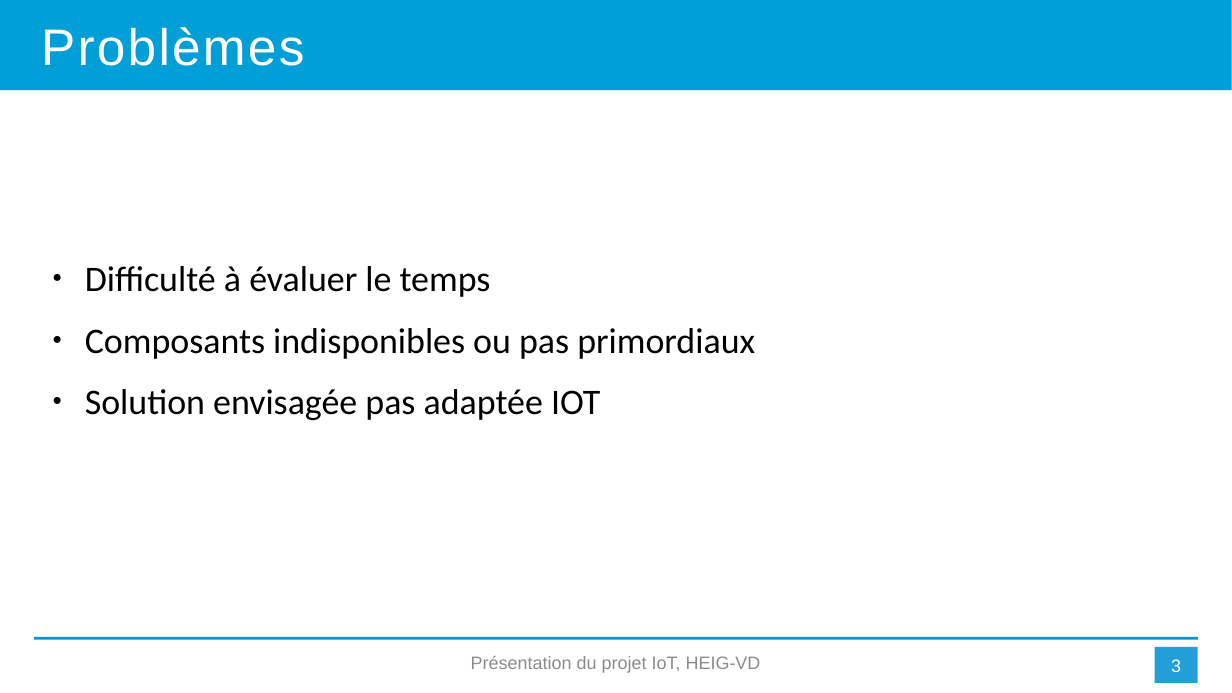
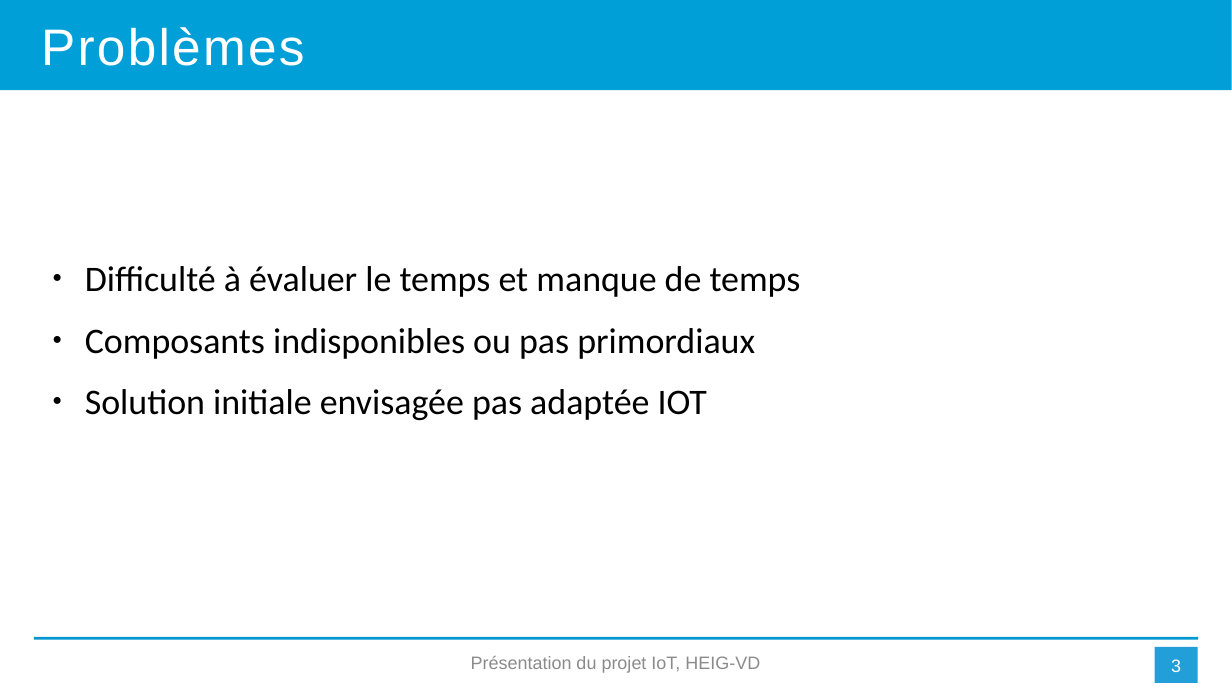
Before and after one commit to MehSalhi/IOT-Project, a slide deck: slide 3 of IOT_projet_final_CokeMbayoSalhi.pptx. Drawn at 1232x693 pixels with LibreOffice and Linux fonts; fonts in the diff are those of the drawing. Boxes give left, top, right and bottom in pixels: in the first picture for what was removed or moved away, otherwise in the second. Text is boxed around its words. In the diff, an @@ line names an element or a change of style, - is before the commit and + after.

```diff
--- a/IOT_projet_final_CokeMbayoSalhi.pptx
+++ b/IOT_projet_final_CokeMbayoSalhi.pptx
@@ text at (x1=85, y1=266, x2=801, y2=297): text changed @@
-● Difficulté à évaluer le temps
+● Difficulté à évaluer le temps et manque de temps
@@ text at (x1=85, y1=389, x2=707, y2=420): text changed @@
-● Solution envisagée pas adaptée IOT
+● Solution initiale envisagée pas adaptée IOT
```
Also in this commit, not shown: 4 other slides changed, 3 other files.
